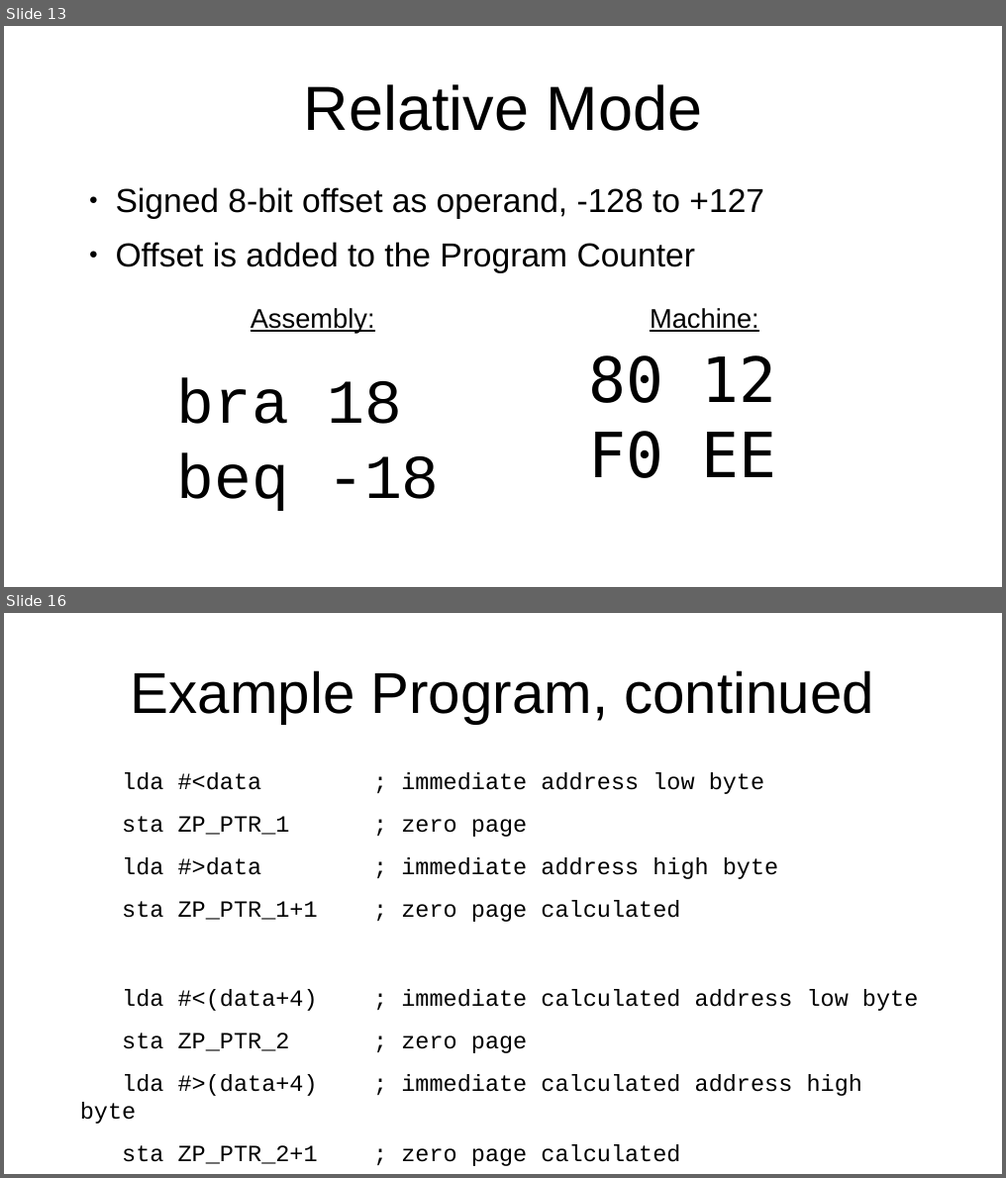
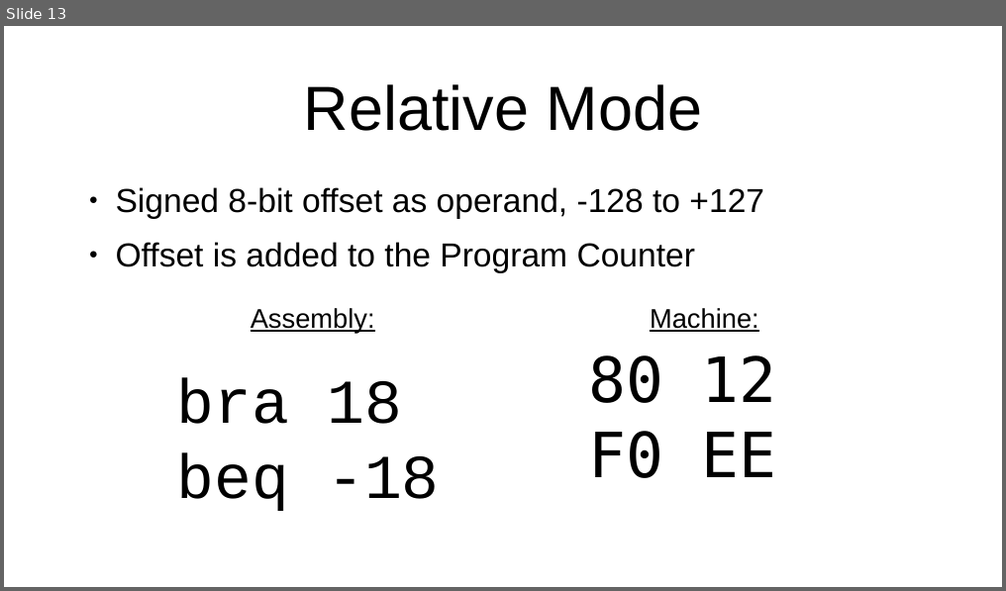
Before and after one commit to SlithyMatt/x16-assembly-tutorial, a slide deck: Lesson2/Lesson2.odp. Shown one above the other, each under a label of ours: slides 13 and 16 before the commit, slide 13 after it; the slides between them are not shown. The pictures are 1006x1178 and 1006x591 pixels, drawn with LibreOffice and Linux fonts; fonts in the diff are those of the drawing. Boxes give left, top, right and bottom in pixels: in the first picture for what was removed or moved away, otherwise in the second. Text is boxed around its words. In the diff, an @@ line names an element or a change of style, - is before the commit and + after.

```diff
--- a/Lesson2/Lesson2.odp
+++ b/Lesson2/Lesson2.odp
@@ slide 16 removed at (4, 613, 1002, 1174), background #FFFFFF @@
@@ title removed at (131, 670, 874, 724) @@
-Example Program, continued
@@ text removed at (80, 772, 918, 1166) @@
-lda #<data ; immediate address low byte
-sta ZP_PTR_1 ; zero page
-lda #>data ; immediate address high byte
-sta ZP_PTR_1+1 ; zero page calculated
-lda #<(data+4) ; immediate calculated address low byte
-sta ZP_PTR_2 ; zero page
-lda #>(data+4) ; immediate calculated address high byte
-sta ZP_PTR_2+1 ; zero page calculated
```
Also in this commit, not shown: 2 slides changed, 2 slides added, 4 other slides removed, 2 other files.
